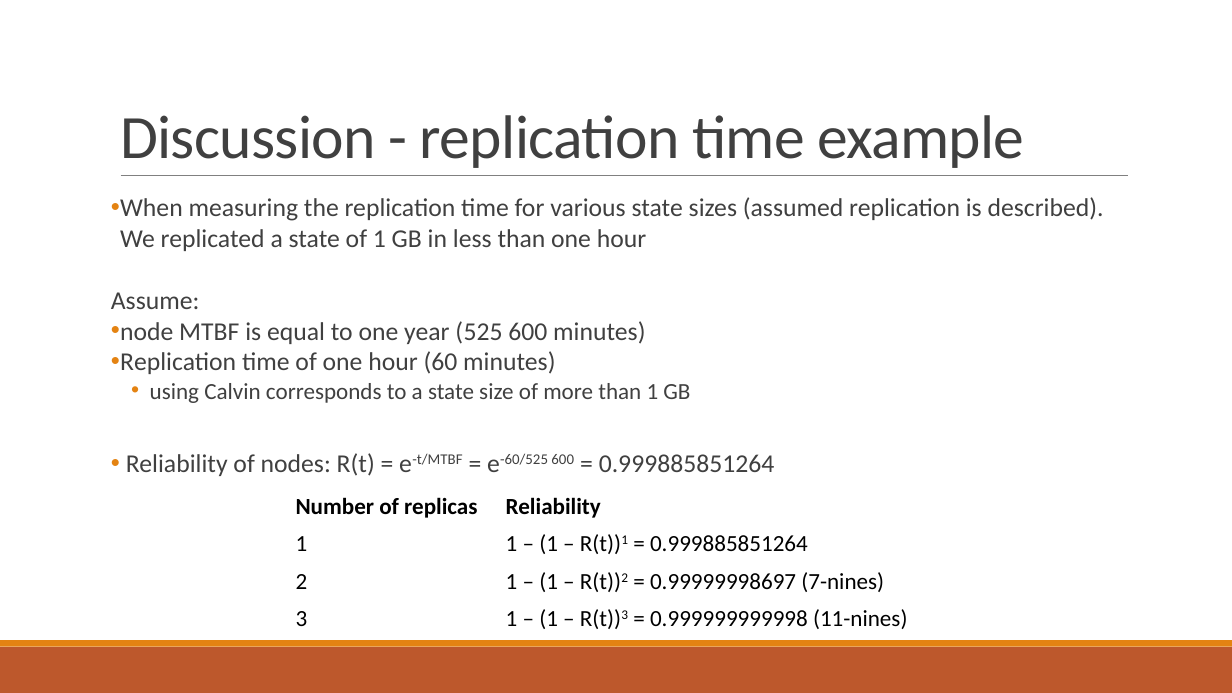
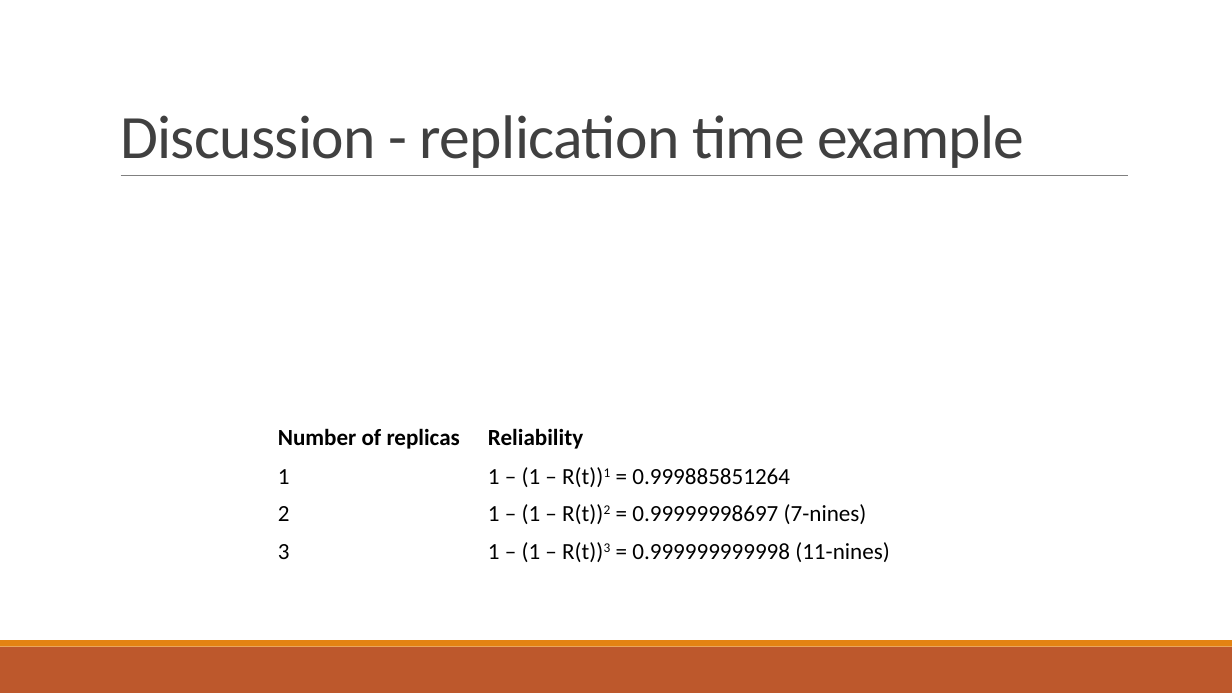
Before and after one commit to PStahl/master_thesis, a slide deck: slide 47 of presentation/presentation2.pptx (slide 51 before the commit). Drawn at 1232x693 pixels with LibreOffice and Linux fonts; fonts in the diff are those of the drawing; grey boxes stand for pictures. Boxes give left, top, right and bottom in pixels: in the first picture for what was removed or moved away, otherwise in the second. Text is boxed around its words. In the diff, an @@ line names an element or a change of style, - is before the commit and + after.

```diff
--- a/presentation/presentation2.pptx
+++ b/presentation/presentation2.pptx
@@ text removed at (111,197,1104,476) @@
-• When measuring the replication time for various state sizes (assumed replication is described). We replicated a state of 1 GB in less than one hour
-Assume:
-• node MTBF is equal to one year (525 600 minutes)
-• Replication time of one hour (60 minutes)
-  • using Calvin corresponds to a state size of more than 1 GB
-• Reliability of nodes: R(t) = e-t/MTBF = e-60/525 600 = 0.999885851264
@@ table: place and size @@
-table at (287,488,952,638)
+table at (269,420,934,570)
```
Also in this commit, not shown: 21 other slides changed, 1 slide added, 5 slides removed.
